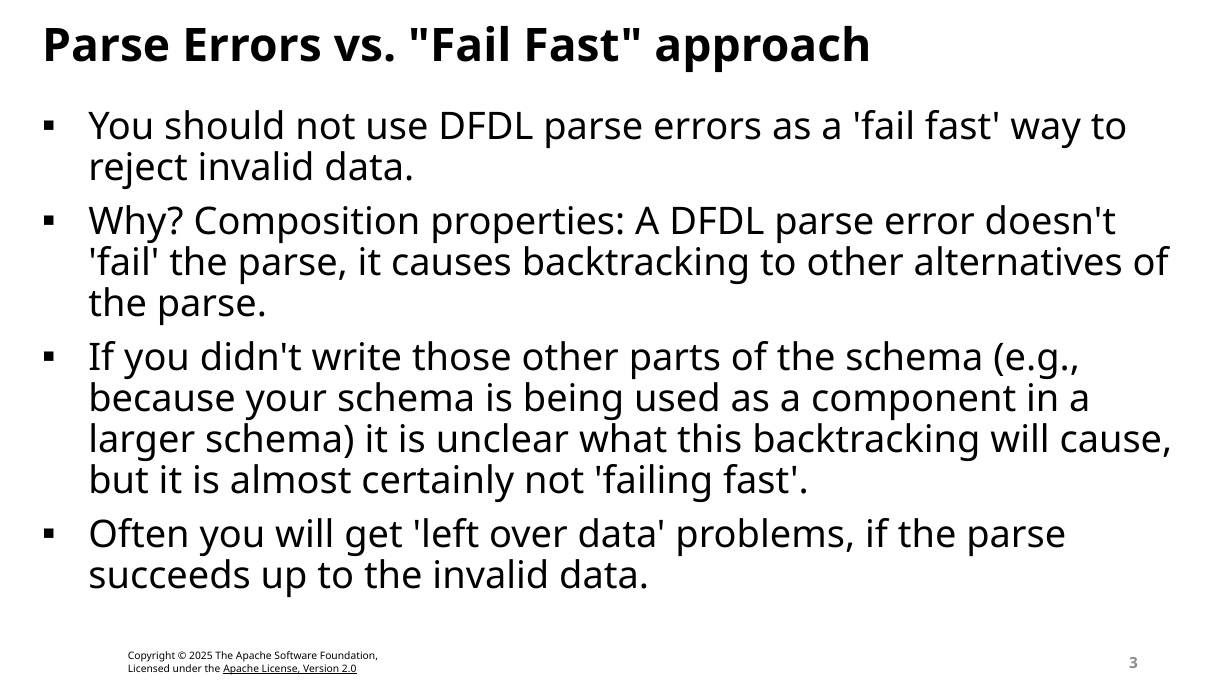
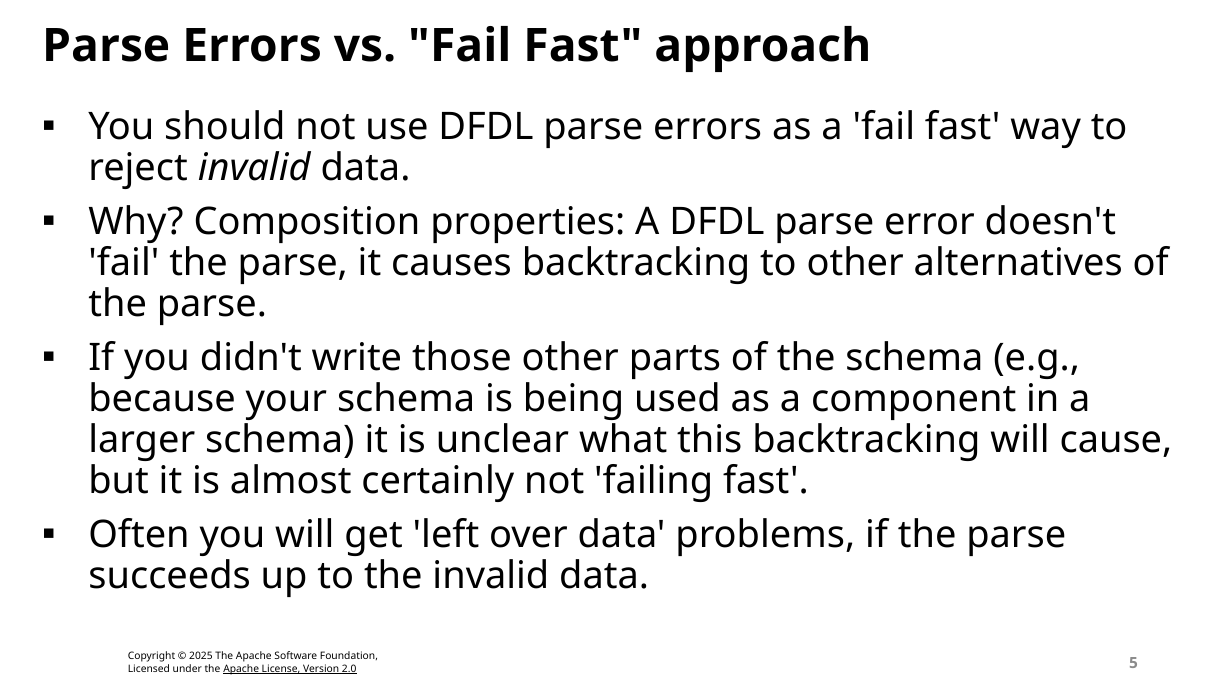
Before and after one commit to apache/daffodil-site, a slide deck: slide 5 of site/best-practices/P-Avoid-Check-Constraints.pptx (slide 3 before the commit). Drawn at 1232x693 pixels with LibreOffice and Linux fonts; fonts in the diff are those of the drawing; background and template pictures are left out. Boxes give left, top, right and bottom in pixels: in the first picture for what was removed or moved away, otherwise in the second. Text is boxed around its words. In the diff, an @@ line names an element or a change of style, - is before the commit and + after.

```diff
--- a/site/best-practices/P-Avoid-Check-Constraints.pptx
+++ b/site/best-practices/P-Avoid-Check-Constraints.pptx
@@ text at box(88, 110, 1128, 189): italic on in "invalid" @@
@@ page number at box(1129, 657, 1138, 668): text changed @@
-3
+5
```
Also in this commit, not shown: 1 other slide changed, 2 slides added, 9 other files.
